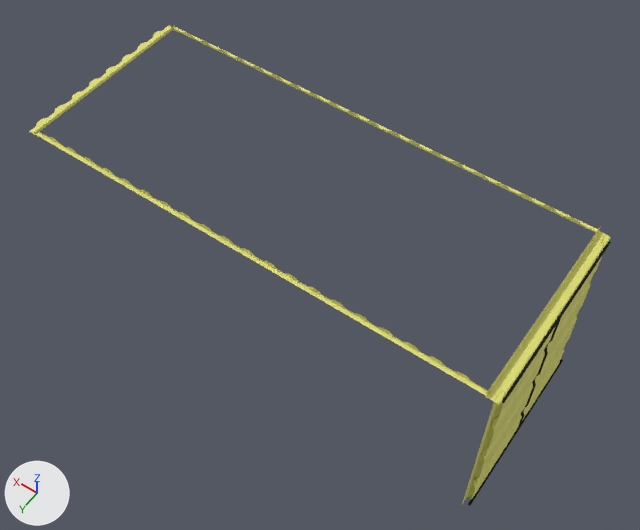
Renders of the glTF model public/models/container/20/standard/rear-top-sprayfoam.glb from each side of a commit.
The view is the same before and after, from a camera (50 mm lens) standing at (-0.88, 6.41, 9.33) and looking at (2.8, 1.26, 1.23). Arrows for +X, +Y and +Z are at lower left; the lights stay in place. Where no turn or scale is listed for an object, it has been applied to the vertices.

Names of what the first picture shows: '20FT Sprayfoam_RearTop'.
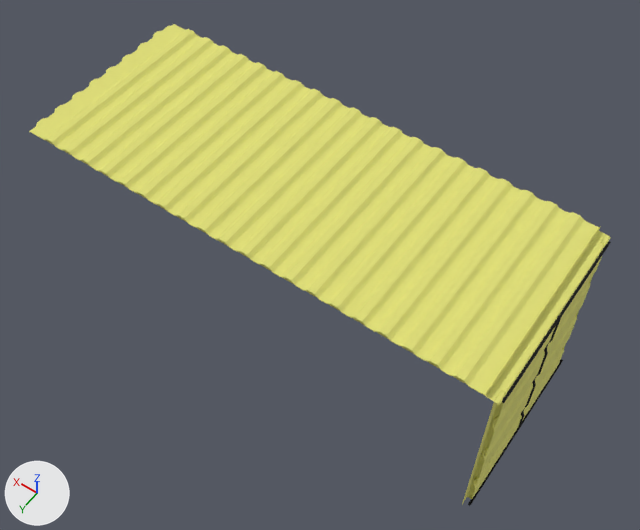
Commit message: 40 st sprayfoam walls

What changed in the scene script:
```text
Add me_20ft_sprayfoam_ceiling:
    me_20ft_sprayfoam_ceiling.from_pydata(...)  # 656 vertices, 1308 faces; spans x -5.83..-0.13, y -1.97..0.4, z 1.4..1.44
    me_20ft_sprayfoam_ceiling.materials.append(mat_sprayfoam)
Add ob_20ft_sprayfoam_ceiling:
    ob_20ft_sprayfoam_ceiling = bpy.data.objects.new('20FT Sprayfoam_Ceiling', me_20ft_sprayfoam_ceiling)
    ob_20ft_sprayfoam_ceiling.location = (6.03, 2.01, 1.09)
```

Where the change shows, as pixel boxes (x1, y1, x2, y2) in the pictures (640 x 530 px):
'20FT Sprayfoam_Ceiling', added: after (31, 24, 600, 396)
